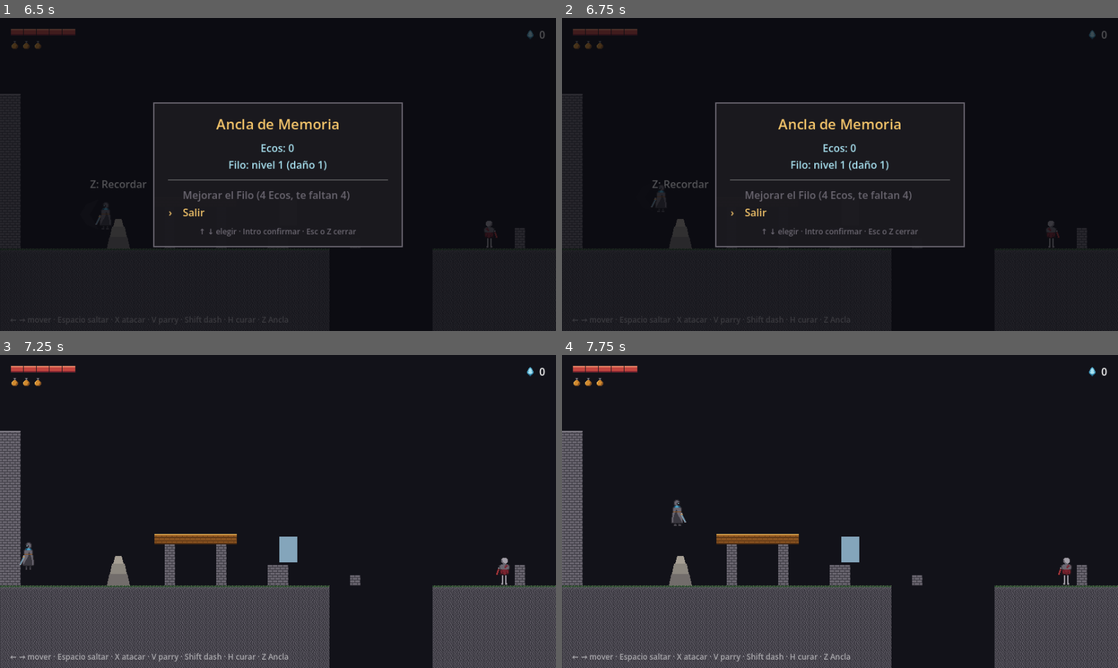
Above: before the commit, frames 1-4 (two rows, left to right).
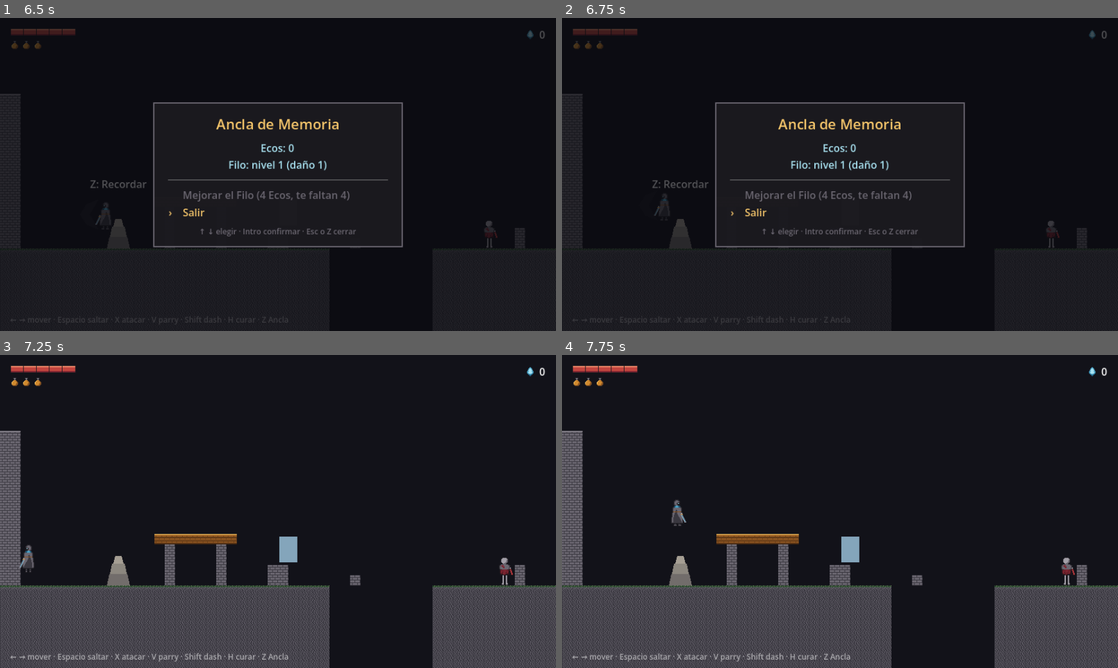
Above: after the commit, the same moments.

Repository: fcorguez92/desmemoria
Game: Godot game, scene res://game/levels/ultimo_umbral.tscn
The game is run twice, just before and just after one commit, with the same random seed, the same clock (stepped at 60 frames per second) and the same inputs.
Inputs (mouse positions are in pixels of both pictures, inside the frame that each line leads up to):
- Up to frame 1 (6.5 s): tap Enter (ui_accept) at 0.5, 0.77, 1.52, 3.02, 3.77, 4.52, 6.02 s; move the mouse to (400, 158) at 0.52 s; hold Z (interact) 0.53-1.28 s; hold Right (ui_right) 0.53-2.03 s; click (400, 158) at 0.67 s; move the mouse to (166, 190) at 1.27 s; tap X (attack) at 1.35, 5.85 s; tap Z (interact) every 1.5 s from 1.55 to 6.05 s; move the mouse to (333, 105) at 2.02 s; hold Left (ui_left) 2.03-2.78 s; hold Z (interact) 2.03-2.78 s; tap Shift (dash) at 2.1 s; move the mouse to (250, 237) at 2.77 s; hold Right (ui_right) 2.78-4.28 s; tap H (heal) at 2.85 s; click (250, 237) at 2.92 s; move the mouse to (444, 221) at 3.52 s; hold Z (interact) 3.53-4.28 s; move the mouse to (111, 127) at 4.27 s; hold Left (ui_left) 4.28-5.03 s; tap V (parry) at 4.35 s; move the mouse to (305, 174) at 5.02 s; hold Right (ui_right) 5.03-5.78 s; hold Z (interact) 5.03-5.78 s; click (305, 174) at 5.17 s; move the mouse to (194, 96) at 5.77 s; hold Left (ui_left) from 5.78 s (still down)
- Up to frame 2 (6.75 s): keep holding Left (ui_left); tap Enter (ui_accept) at 6.5 s; move the mouse to (962, 158) at 6.52 s; hold Z (interact) from 6.53 s (still down); tap Shift (dash) at 6.6 s
- Up to frame 3 (7.25 s): keep holding Left (ui_left); keep holding Z (interact); tap Enter (ui_accept) at 6.77 s
- Up to frame 4 (7.75 s): move the mouse to (728, 527) at 7.27 s; release Left (ui_left) at 7.28 s; release Z (interact) at 7.28 s; hold Right (ui_right) from 7.28 s (still down); tap H (heal) at 7.35 s; click (728, 527) at 7.42 s; tap Enter (ui_accept) at 7.52 s; tap Z (interact) at 7.55 s

Frame 1 is identical in both runs. In frame 2, less than 0.1% of the frame differs, in the area x 16-20%, y 53-64%; in frame 3, 0.1%, in the area x 3-93%, y 59-74%; in frame 4, less than 0.1%.

Commit message:
Stop the menu's closing key press from leaking into the game.
Accepting Salir with Space made the player jump, and closing with Z next to
the anchor reopened the menu. The game now resumes two physics frames after
the menu closes, so that press no longer counts as new.

Co-Authored-By: Claude Sonnet 5 <noreply@anthropic.com>

Diff:
--- a/game/ui/anchor_menu.gd
+++ b/game/ui/anchor_menu.gd
@@ -35,8 +35,16 @@
 	if not root.visible:
 		return
 	root.visible = false
-	get_tree().paused = false
 	closed.emit()
+	# El juego se reanuda un par de frames de física después, no en el mismo: la
+	# pulsación que cierra el menú (Espacio, que también es el salto, o Z, que
+	# también abre el Ancla) seguiría contando como "recién pulsada" y el juego
+	# la interpretaría como una acción suya.
+	var tree := get_tree()
+	await tree.physics_frame
+	await tree.physics_frame
+	if not root.visible:
+		tree.paused = false
 
 
 ## `next_cost` es el coste de la siguiente mejora del Filo, o -1 si ya está al máximo.
--- a/tests/smoke_test.gd
+++ b/tests/smoke_test.gd
@@ -429,9 +429,28 @@
 	_check(not menu.is_open() and not paused, "volver a pulsar Z cierra el menú")
 
 	_player.rest_at(_player.global_position)
+	await _wait(30)
+	var standing_y: float = _player.global_position.y
 	await _press_action("ui_down")
 	await _press_action("ui_accept")
 	_check(not menu.is_open() and not paused, "la opción Salir cierra el menú")
+	var highest_y := standing_y
+	for i in 30:
+		await physics_frame
+		highest_y = minf(highest_y, _player.global_position.y)
+	_check(highest_y > standing_y - 5.0, "aceptar Salir no hace saltar al personaje")
+
+	# Lo mismo con Z estando junto al Ancla: abrir y cerrar con Z no debe reabrir el menú.
+	var anchor: Node2D = _level.get_node("MemoryAnchor2")
+	_player.global_position = anchor.global_position
+	_player.velocity = Vector2.ZERO
+	await _wait(15)
+	await _press_action("interact")
+	await _wait(5)
+	_check(menu.is_open(), "Z junto al Ancla abre el menú")
+	await _press_action("interact")
+	await _wait(15)
+	_check(not menu.is_open() and not paused, "cerrar con Z cierra el menú y no lo reabre")
 	# Sin Ecos suficientes, la mejora sale atenuada y el cursor empieza en Salir.
 	_player.ecos = 0
 	_player.rest_at(_player.global_position)
Not shown, changed: docs/decisiones.md
